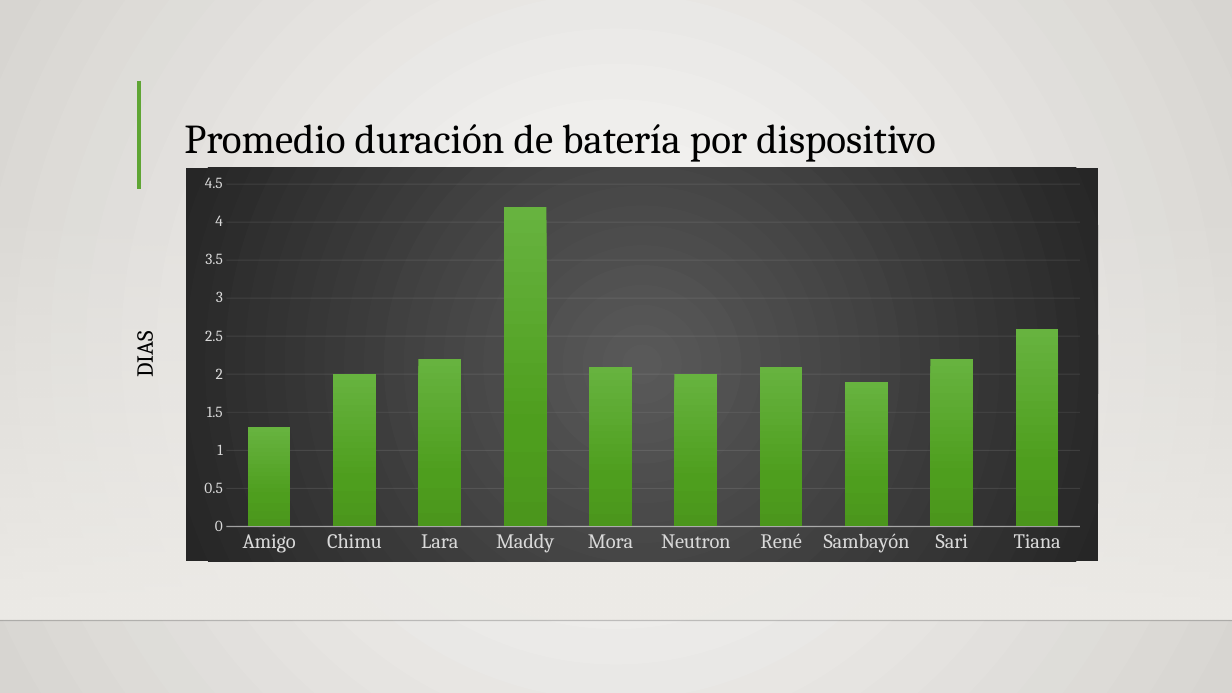
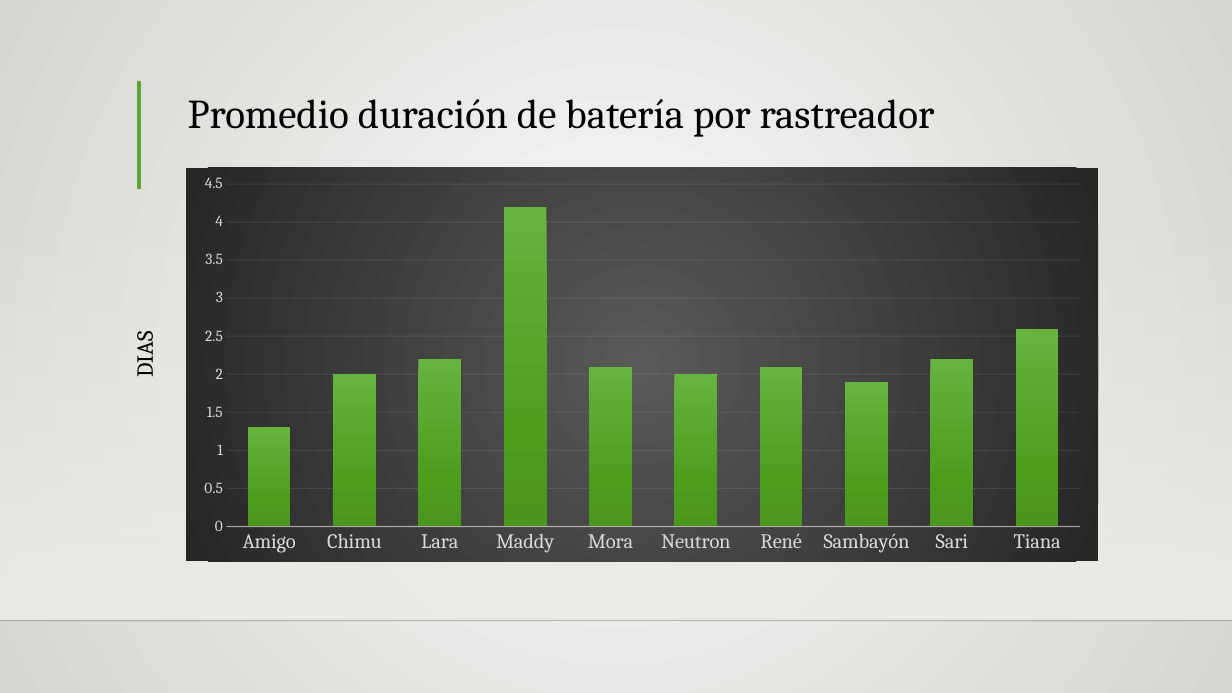
Before and after one commit to Siriusg2/resumenipa, a slide deck: slide 4 of excel_reports/IPApresentacion.pptx. Drawn at 1232x693 pixels with LibreOffice and Linux fonts; fonts in the diff are those of the drawing; background and template pictures are left out. Boxes give left, top, right and bottom in pixels: in the first picture for what was removed or moved away, otherwise in the second. Text is boxed around its words. In the diff, an @@ line names an element or a change of style, - is before the commit and + after.

```diff
--- a/excel_reports/IPApresentacion.pptx
+++ b/excel_reports/IPApresentacion.pptx
@@ title at (x1=188, y1=99, x2=935, y2=137): text changed @@
-Promedio duración de batería por dispositivo
+Promedio duración de batería por rastreador
```
Also in this commit, not shown: 8 other slides changed, 4 other files.
